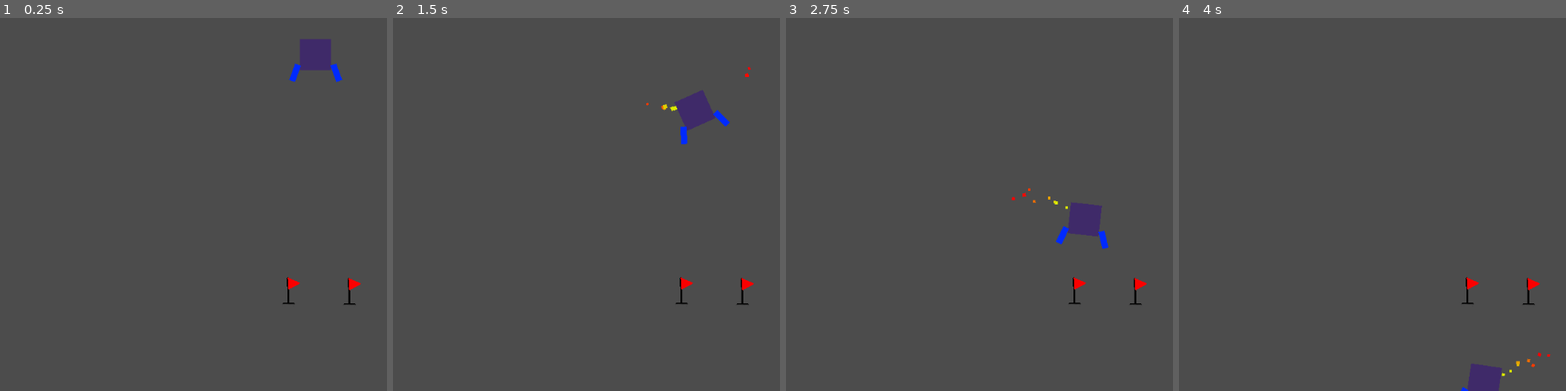
Above: before the commit, frames 1-4 (left to right).
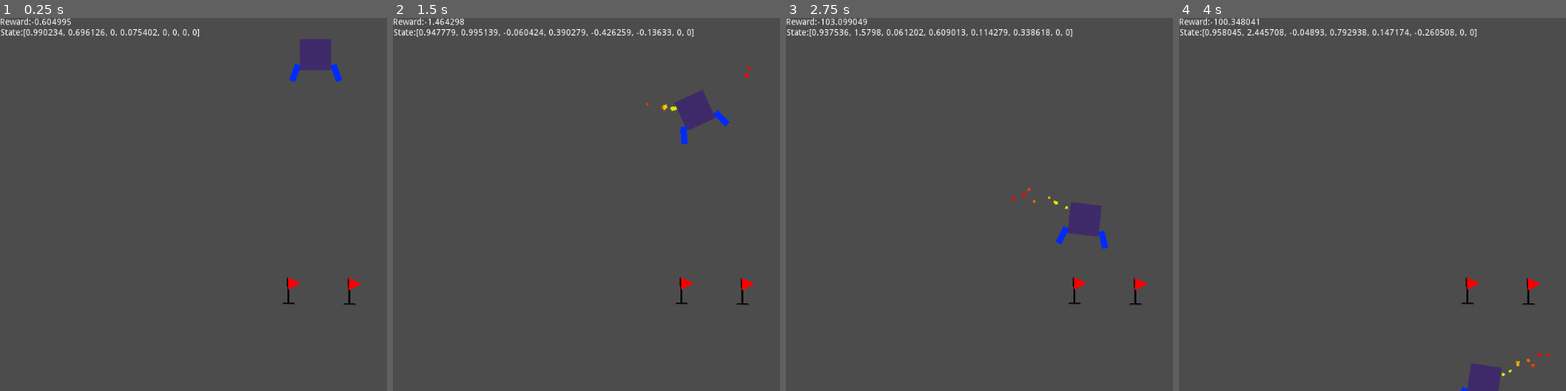
Above: after the commit, the same moments.

Repository: lupoglaz/GodotAIGym
Game: Godot game, scene res://Environment.tscn
The game is run twice, just before and just after one commit, with the same random seed, the same clock (stepped at 60 frames per second) and the same inputs.
Inputs:
- Up to frame 1 (0.25 s): no input
- Up to frame 2 (1.5 s): tap Enter at 0.5, 1.35 s; hold D 0.53-1.28 s; hold Enter 0.53-1.28 s; tap Space at 0.77 s; hold A from 1.28 s (still down)
- Up to frame 3 (2.75 s): tap Space at 1.52 s; release A at 2.03 s; hold D from 2.03 s (still down); hold Enter from 2.03 s (still down)
- Up to frame 4 (4 s): release Enter at 2.78 s; tap Enter at 2.85 s; tap Space at 3.02, 3.77 s; release D at 3.53 s; hold A from 3.53 s (still down); hold Enter from 3.53 s (still down)

The runs differ from the first frame. In frame 1, 0.6% of the frame differs, in the area x 0-52%, y 0-6%; in frame 2, 0.8%; in frame 3, 0.8%; in frame 4, 0.8%, in the area x 0-97%, y 0-100%.
Error before the commit: Invalid set index 'reset' (on base: 'RigidBody2D (Lander.gd)') with value of type 'bool'. (res://Environment.gd:33)
Error after the commit: Invalid set index 'reset' (on base: 'RigidBody2D (Lander.gd)') with value of type 'bool'. (res://Environment.gd:36)

Commit message:
Lander work in progress

Diff:
--- a/Environments/LunarLander/Environment.gd
+++ b/Environments/LunarLander/Environment.gd
@@ -5,7 +5,10 @@
 var timeout = true
 var deltat = 0.01
 
-var status_in_landing = false
+var in_landing_area = false
+
+var prev_shaping
+var FPS = 60.0
 
 func _ready():
 	set_physics_process(true)
@@ -42,14 +45,67 @@
 		$Lander/RightEngine.emitting = false
 		if agent_action[0] > 0.5:
 			$Lander/MainEngine.emitting = true
+			$Lander.main_engine_power = abs(agent_action[0])
 		if agent_action[1] > 0.5:
 			$Lander/LeftEngine.emitting = true
+			$Lander.left_engine_power = abs(agent_action[1])
 		if agent_action[1] < -0.5:
 			$Lander/RightEngine.emitting = true
+			$Lander.right_engine_power = abs(agent_action[1])
 
 		$Timer.start(deltat)
 		timeout = false
 
+func get_state():
+	var SCALE_X = float(get_viewport().size.x*0.5)
+	var SCALE_Y = float(get_viewport().size.y*0.5)
+	var state = [($Lander.pos_x - $Ground.area_center.x)/SCALE_X,
+		($Lander.pos_y - $Ground.area_center.y)/SCALE_Y,
+		$Lander.vel_x/SCALE_X,
+		$Lander.vel_y/SCALE_Y,
+		$Lander.angle,
+		20.0*$Lander.angular_vel/FPS,
+		0,
+		0
+		]
+	if $Lander.left_leg_collided:
+		state[6] = 1.0
+	if $Lander.right_leg_collided:
+		state[7] = 1.0
+	return state
+
 func _on_Timer_timeout():
 	time_elapsed += deltat
 	timeout = true
+
+	var reward = 0.0
+	var done = false
+	var state = get_state()
+
+	var shaping = -100*sqrt(state[0]*state[0] + state[1]*state[1]) - 100*sqrt(state[2]*state[2] + state[3]*state[3]) - 100*abs(state[4]) + 10*state[6] + 10*state[7]
+	if not(prev_shaping == null):
+		reward = shaping - prev_shaping
+	prev_shaping = shaping
+
+	if $Lander.body_collided or abs(state[0])>1.0 or abs(state[1])>1.0:
+		reward -= 100.0
+		done = true
+	if $Lander/MainEngine.emitting:
+		reward -= 0.3
+	if $Lander/LeftEngine.emitting or $Lander/RightEngine.emitting:
+		reward -= 0.03
+	if $Lander.rest:
+		reward += 100.0
+		done = true
+
+	$RewardLabel.text = "Reward:"+str(reward)
+	$StateLabel.text = "State:"+str(state)
+
+
+func _on_LandingArea_body_entered(body):
+	if body.get_instance_id() == $Lander.get_instance_id():
+		in_landing_area = true
+
+func _on_LandingArea_body_exited(body):
+	if body.get_instance_id() == $Lander.get_instance_id():
+		in_landing_area = false
--- a/Environments/LunarLander/Environment.tscn
+++ b/Environments/LunarLander/Environment.tscn
@@ -21,6 +21,10 @@
 
 [sub_resource type="CapsuleShape2D" id=5]
 radius = 5.0
+
+[sub_resource type="CapsuleShape2D" id=7]
+radius = 5.30426
+height = 17.7217
 
 [sub_resource type="RectangleShape2D" id=6]
 extents = Vector2( 50, 10 )
@@ -101,17 +105,21 @@
 rotation = -0.349066
 shape = SubResource( 5 )
 
-[node name="Line2D2" type="Line2D" parent="Lander/RightLegShape"]
+[node name="LeftLegShape" type="CollisionShape2D" parent="Lander"]
+position = Vector2( -32.6775, 29.3801 )
+rotation = 0.349066
+shape = SubResource( 7 )
+
+[node name="Line2D2" type="Line2D" parent="Lander"]
+position = Vector2( 33.5414, 29.2183 )
+rotation = -0.349066
 points = PoolVector2Array( 0, 14, 0, -14 )
 default_color = Color( 0, 0.164706, 1, 1 )
 texture_mode = -1111170616
 
-[node name="LeftLegShape" type="CollisionShape2D" parent="Lander"]
+[node name="Line2D" type="Line2D" parent="Lander"]
 position = Vector2( -32.6775, 29.3801 )
 rotation = 0.349066
-shape = SubResource( 5 )
-
-[node name="Line2D" type="Line2D" parent="Lander/LeftLegShape"]
 points = PoolVector2Array( 0, 14, 0, -14 )
 default_color = Color( 0, 0.164706, 1, 1 )
 texture_mode = -1111170616
@@ -145,5 +153,18 @@
 
 [node name="Timer" type="Timer" parent="."]
 wait_time = 0.01
+
+[node name="RewardLabel" type="Label" parent="."]
+margin_right = 40.0
+margin_bottom = 14.0
+text = "Reward:"
+
+[node name="StateLabel" type="Label" parent="."]
+margin_left = 0.598724
+margin_top = 17.3633
+margin_right = 40.5987
+margin_bottom = 31.3633
+text = "State:"
 [connection signal="body_entered" from="Ground/LandingArea" to="." method="_on_LandingArea_body_entered"]
+[connection signal="body_exited" from="Ground/LandingArea" to="." method="_on_LandingArea_body_exited"]
 [connection signal="timeout" from="Timer" to="." method="_on_Timer_timeout"]
--- a/Environments/LunarLander/Ground.gd
+++ b/Environments/LunarLander/Ground.gd
@@ -1,4 +1,6 @@
 extends RigidBody2D
+
+var area_center
 
 func generate_ground(num_vert, height=150.0 ):
 	var polygon = PoolVector2Array()
@@ -41,5 +43,4 @@
 	$CollisionPolygon2D.set_polygon(ground)
 	$Polygon2D.set_polygon(ground)
 	$LandingArea.transform.origin = Vector2(0, -height)
-
-	pass # Replace with function body.
+	area_center = transform.basis_xform($LandingArea.transform.origin)
--- a/Environments/LunarLander/Lander.gd
+++ b/Environments/LunarLander/Lander.gd
@@ -3,41 +3,85 @@
 var MAIN_ENGINE_MAG = 5
 var SIDE_ENGINE_MAG = 1
 
+var left_leg_idx
+var right_leg_idx
+var body_idx
+
+var left_leg_collided = false
+var right_leg_collided = false
+var body_collided = false
+
+var left_engine_power = 1.0
+var right_engine_power = 1.0
+var main_engine_power = 1.0
+
+var rest = false
+
+#lander state
+var pos_x
+var pos_y
+var vel_x
+var vel_y
+var angular_vel
+var angle
+
 func _ready():
-	$LeftEngine.emitting = false
-	$RightEngine.emitting = false
-	$MainEngine.emitting = false
-	print(get_shape_owners())
-	pass
+
+	#Getting shapes local indexes
+	var shape_owners = get_shape_owners()
+	$RightLegShape.get_shape().set_meta("name", "right_leg")
+	$LeftLegShape.get_shape().set_meta("name", "left_leg")
+	$BodyShape.get_shape().set_meta("name", "body")
+	for owner_id in shape_owners:
+		print("Owner:",owner_id, "Num shapes:", shape_owner_get_shape_count(owner_id))
+		for shape_id in shape_owner_get_shape_count(owner_id):
+			var shape = shape_owner_get_shape(owner_id, shape_id)
+			if shape.get_meta("name") == "right_leg":
+				right_leg_idx = shape_owner_get_shape_index(owner_id, shape_id)
+			if shape.get_meta("name") == "left_leg":
+				left_leg_idx = shape_owner_get_shape_index(owner_id, shape_id)
+			if shape.get_meta("name") == "body":
+				body_idx = shape_owner_get_shape_index(owner_id, shape_id)
 
 func _integrate_forces(state):
-	#var col = get_colliding_bodies()
-
-	var num_contacts = state.get_contact_count()
-	for i in range(num_contacts):
-		var shape_id = state.get_contact_local_shape(i)
-		var owner_id = state.shape_find_owner(shape_id)
-
-		print()
-		if $RightLegShape.get_shape() == shape_owner_get_shape(owner_id, shape_id):
-			print("right leg colliding")
-		if $LeftLegShape.get_shape() == shape_owner_get_shape(owner_id, shape_id):
-			print("left leg colliding")
-
-
 
 	var glob = state.get_transform()
 	if $MainEngine.emitting:
 		var force = glob.basis_xform(Vector2(0.0, -MAIN_ENGINE_MAG))
 		var offset = glob.basis_xform(Vector2(0, 25))
-		apply_impulse(offset, force)
+		apply_impulse(offset, main_engine_power*force)
 
 	if $LeftEngine.emitting:
 		var force = glob.basis_xform(Vector2(SIDE_ENGINE_MAG, 0.0))
 		var offset = glob.basis_xform(Vector2(-25, -25))
-		apply_impulse(offset, force)
+		apply_impulse(offset, left_engine_power*force)
 
 	if $RightEngine.emitting:
 		var force = glob.basis_xform(Vector2(-SIDE_ENGINE_MAG, 0.0))
 		var offset = glob.basis_xform(Vector2(25, -25))
-		apply_impulse(offset, force)
+		apply_impulse(offset, right_engine_power*force)
+
+	#Getting colliding shapes indexes
+	right_leg_collided = false
+	left_leg_collided = false
+	body_collided = false
+	for i in range(state.get_contact_count()):
+		var shape_idx = state.get_contact_local_shape(i)
+		if right_leg_idx == shape_idx:
+			right_leg_collided = true
+		if left_leg_idx == shape_idx:
+			left_leg_collided = true
+		if body_idx == shape_idx:
+			body_collided = true
+
+	pos_x = glob.origin.x
+	pos_y = glob.origin.y
+	vel_x = state.get_linear_velocity().x
+	vel_y = state.get_linear_velocity().y
+	angular_vel = state.get_angular_velocity()
+	angle = glob.get_rotation()
+
+	if state.get_linear_velocity().length()<1.0 and state.get_angular_velocity()<0.01:
+		rest = true
+	else:
+		rest = false
Not shown: 1 places in Environments/LunarLander/Environment.tscn that only renumber resources
